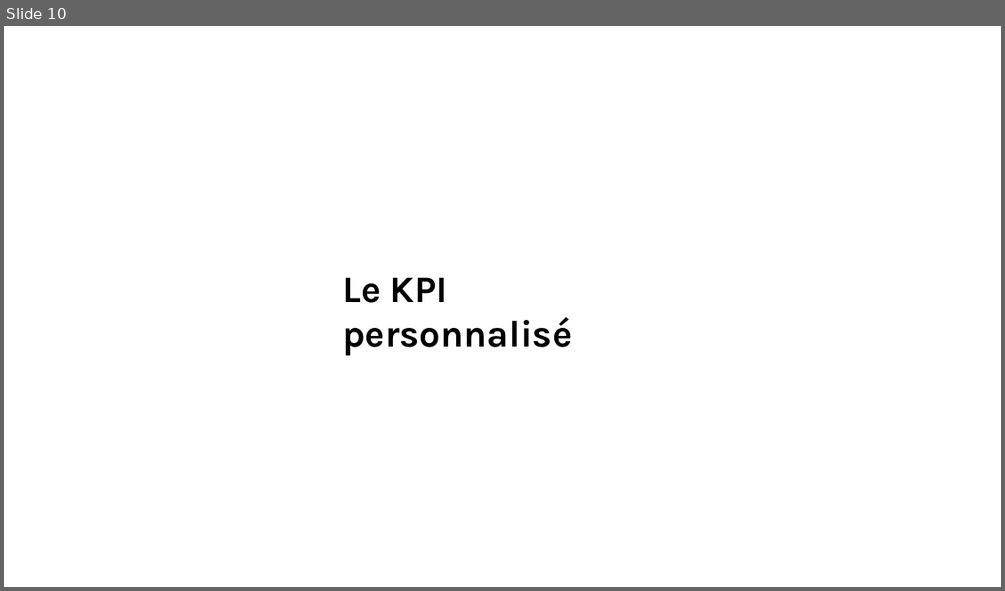
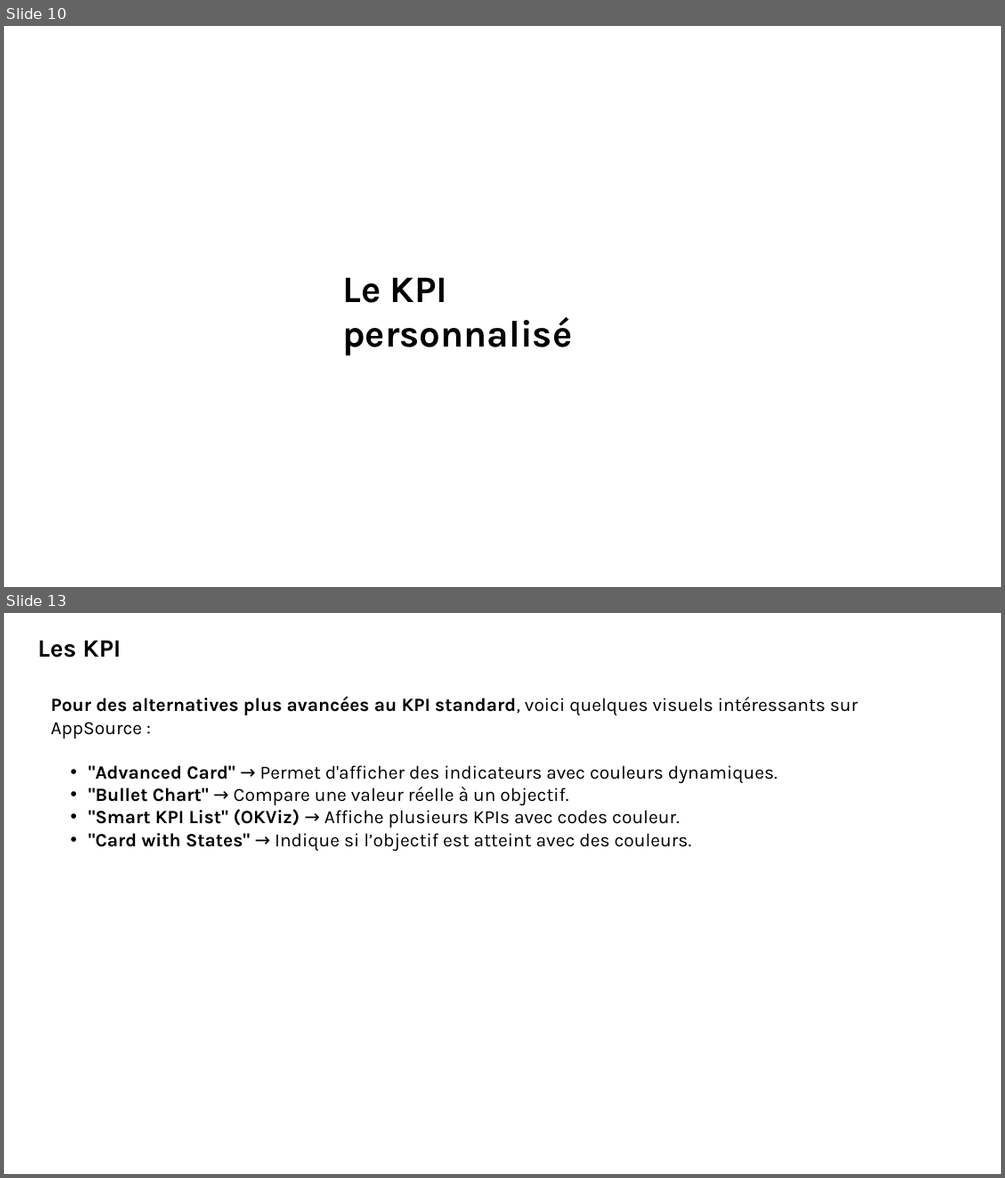
Before and after one commit to bejaouibechir/PowerBI, a slide deck: Français/6.Visuals/13.The KPI.pptx. Shown one above the other, each under a label of ours: slide 10 before the commit, slides 10 and 13 after it; the slides between them are not shown. The pictures are 1005x591 and 1005x1178 pixels, drawn with LibreOffice and Linux fonts; fonts in the diff are those of the drawing. Boxes give left, top, right and bottom in pixels: in the first picture for what was removed or moved away, otherwise in the second. Text is boxed around its words. In the diff, an @@ line names an element or a change of style, - is before the commit and + after.

```diff
--- a/Français/6.Visuals/13.The KPI.pptx
+++ b/Français/6.Visuals/13.The KPI.pptx
@@ slide 13 added at (4, 613, 1001, 1174), background #FFFFFF @@
@@ text added at (38, 640, 121, 657), 24 pt, text #000000, bold @@
+Les KPI
@@ text added at (51, 696, 858, 851), 18 pt, text #000000 @@
+Pour des alternatives plus avancées au KPI standard, voici quelques visuels intéressants sur AppSource :
+  • "Advanced Card" → Permet d'afficher des indicateurs avec couleurs dynamiques.
+  • "Bullet Chart" → Compare une valeur réelle à un objectif.
+  • "Smart KPI List" (OKViz) → Affiche plusieurs KPIs avec codes couleur.
+  • "Card with States" → Indique si l’objectif est atteint avec des couleurs.
```
Also in this commit, not shown: 5 slides changed, 6 other slides added, 10 slides removed, 39 other files.
